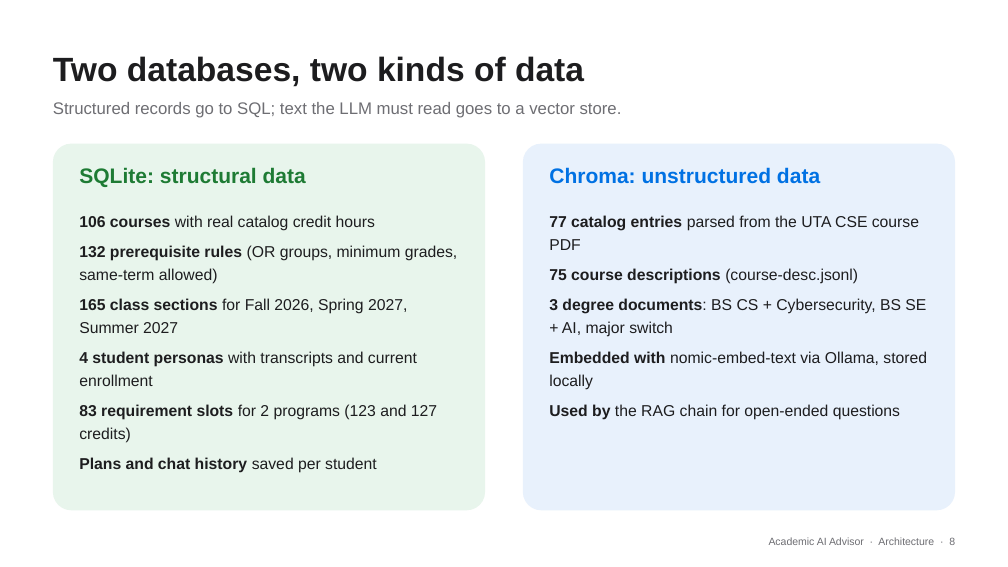
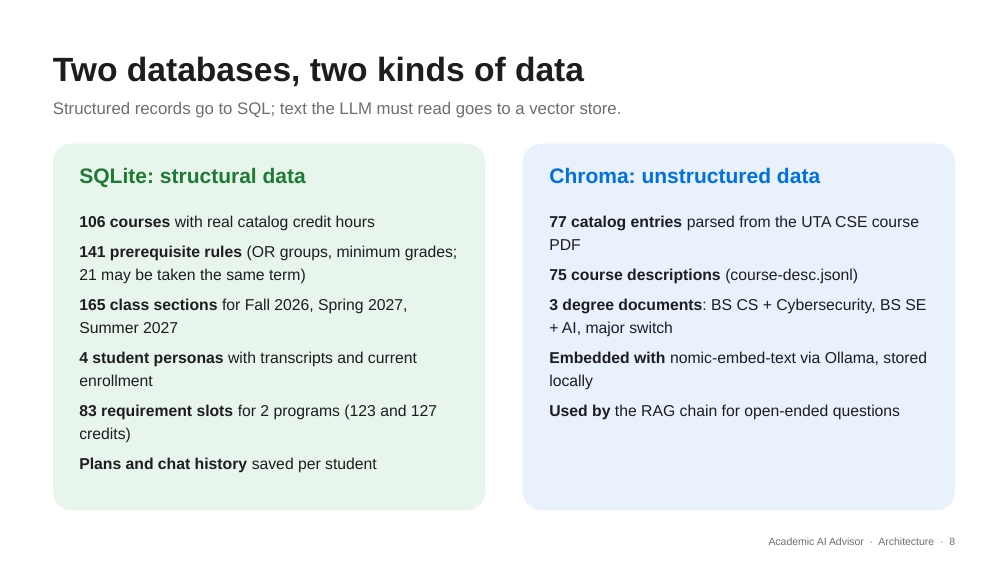
Before and after one commit to JordanTaylorGit/CSE-4392-AI-Academic-Advisor, a slide deck: slide 8 of deliverables/AI_Advisor_Presentation.pptx. Drawn at 1008x567 pixels with LibreOffice and Linux fonts; fonts in the diff are those of the drawing. Boxes give left, top, right and bottom in pixels: in the first picture for what was removed or moved away, otherwise in the second. Text is boxed around its words. In the diff, an @@ line names an element or a change of style, - is before the commit and + after.

```diff
--- a/deliverables/AI_Advisor_Presentation.pptx
+++ b/deliverables/AI_Advisor_Presentation.pptx
@@ text at (x1=79, y1=245, x2=457, y2=284): text changed @@
-132 prerequisite rules (OR groups, minimum grades, same-term allowed)
+141 prerequisite rules (OR groups, minimum grades; 21 may be taken the same term)
```
Also in this commit, not shown: 7 other slides changed, 20 other files.
